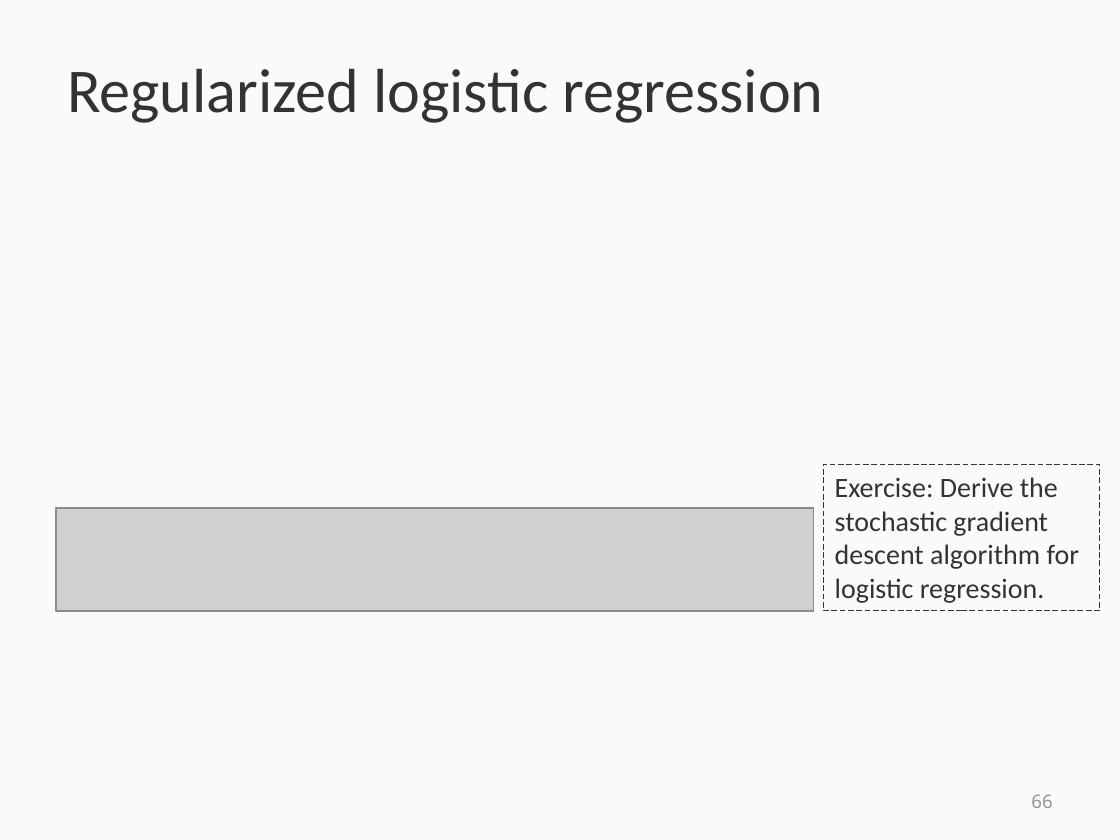
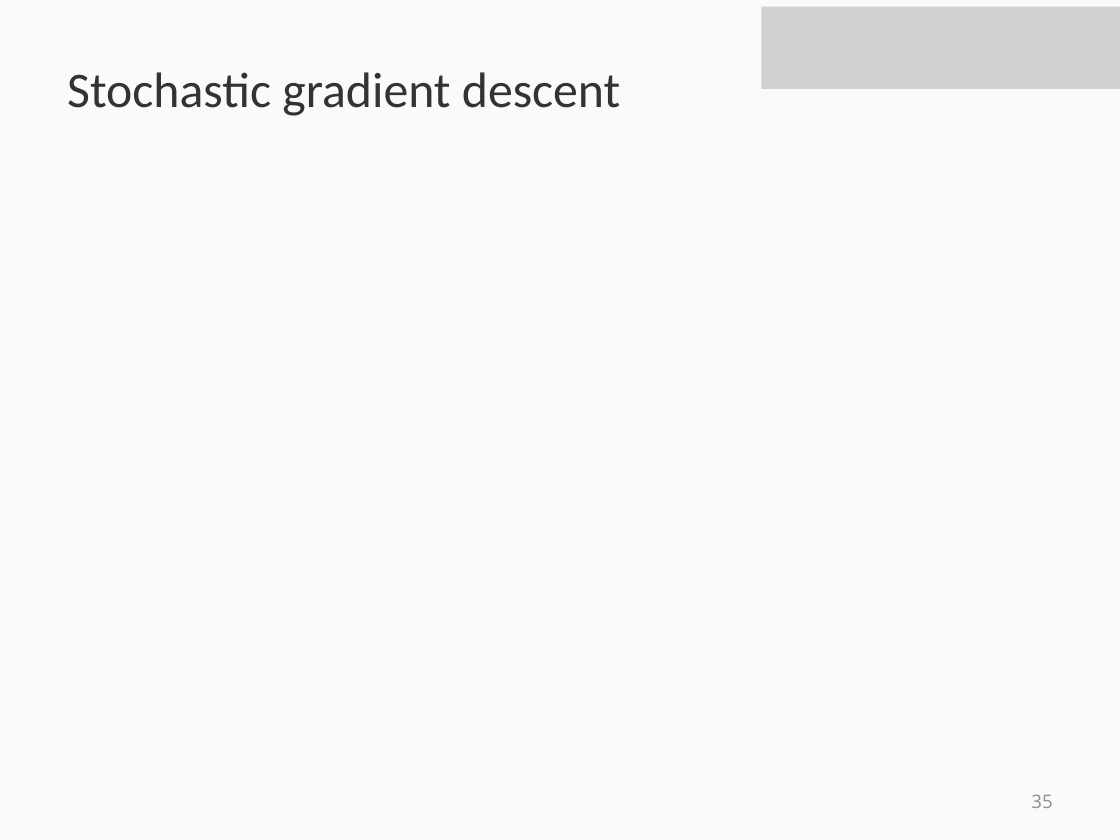
Before and after one commit to svivek/structured-prediction, a slide deck: slide 35 of slides/review/review.pptx (slide 66 before the commit). Drawn at 1120x840 pixels with LibreOffice and Linux fonts; fonts in the diff are those of the drawing; grey boxes stand for pictures. Boxes give left, top, right and bottom in pixels: in the first picture for what was removed or moved away, otherwise in the second. Text is boxed around its words. In the diff, an @@ line names an element or a change of style, - is before the commit and + after.

```diff
--- a/slides/review/review.pptx
+++ b/slides/review/review.pptx
@@ picture added at box(762, 7, 1120, 90) @@
@@ title at box(67, 72, 620, 116): text changed; size 40 to 32 pt @@
-Regularized logistic regression
+Stochastic gradient descent
@@ rectangle removed at box(823, 464, 1099, 610) @@
-Exercise: Derive the stochastic gradient descent algorithm for logistic regression.
@@ picture removed at box(56, 508, 813, 612) @@
@@ page number at box(1031, 794, 1052, 808): text changed @@
-66
+35
```
Also in this commit, not shown: 21 other slides changed, 14 slides added, 17 slides removed, 3 other files.
